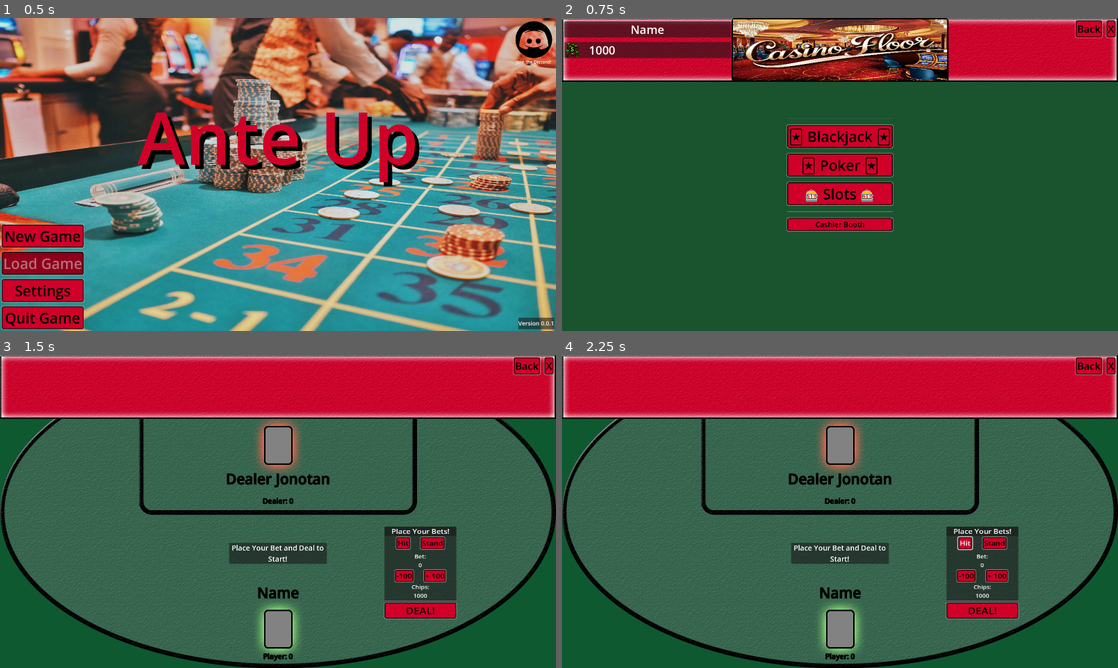
Above: before the commit, frames 1-4 (two rows, left to right).
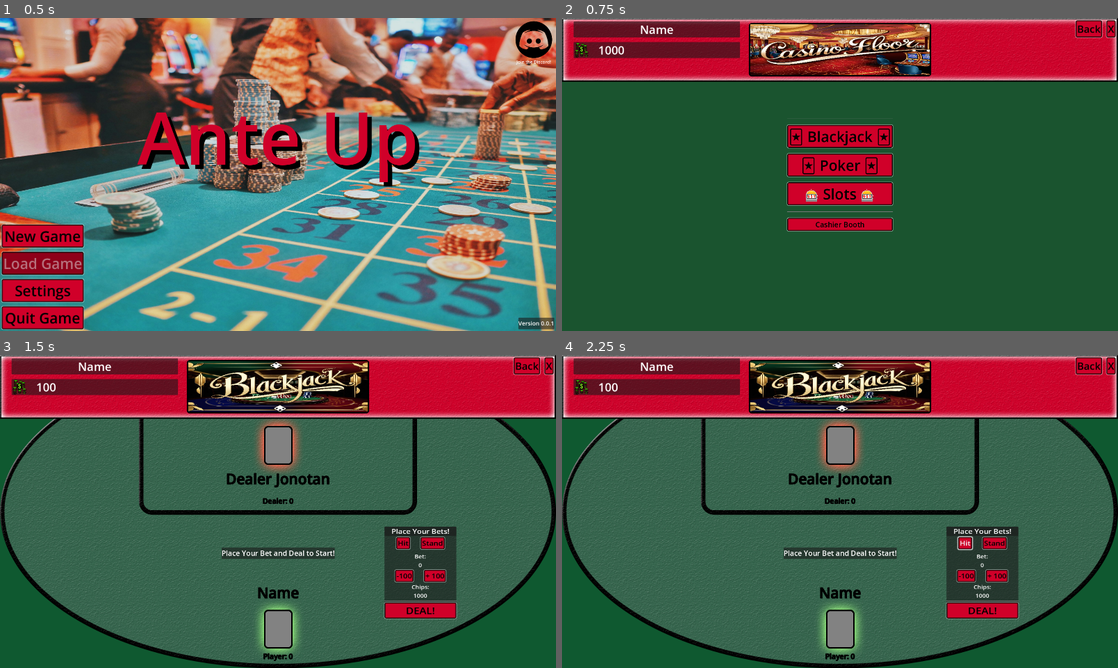
Above: after the commit, the same moments.

Repository: InadequateUsername/Ante-Up
Game: Godot game, scene res://Scenes/TitleScreen/title_screen.tscn
The game is run twice, just before and just after one commit, with the same random seed, the same clock (stepped at 60 frames per second) and the same inputs.
Inputs:
- Up to frame 1 (0.5 s): no input
- Up to frame 2 (0.75 s): click "New Game" at 0.5 s
- Up to frame 3 (1.5 s): click "🃏 Blackjack 🃏" at 1.25 s
- Up to frame 4 (2.25 s): click "Hit" at 2 s

Frame 1 is identical in both runs. In frame 2, 7.4% of the frame differs, in the area x 0-70%, y 0-20%; in frame 3, 9.6%, in the area x 2-67%, y 1-67%; in frame 4, 9.6%.

Commit message:
UI Updates

Diff:
--- a/Scenes/CasinoFloor/casino_floor.gd
+++ b/Scenes/CasinoFloor/casino_floor.gd
@@ -36,7 +36,7 @@
 
 # Function to update the chips display
 func update_chips_display():
-	$Chips/ChipsHBoxContainer/ChipsAmount.text = str(int(player_chips))
+	$ChipsPanel/ChipsHBoxContainer/ChipsAmount.text = str(int(player_chips))
 	print("Updated chips display: ", int(player_chips))
 
 # Function to go to the Blackjack game
--- a/Scenes/CasinoFloor/casino_floor.tscn
+++ b/Scenes/CasinoFloor/casino_floor.tscn
@@ -49,11 +49,12 @@
 anchors_preset = 5
 anchor_left = 0.5
 anchor_right = 0.5
-offset_left = -374.0
-offset_right = 375.0
-offset_bottom = 220.0
+offset_left = -315.0
+offset_top = 17.0
+offset_right = 315.0
+offset_bottom = 202.0
 grow_horizontal = 2
-theme_override_styles/panel = SubResource("StyleBoxFlat_3m3yw")
+theme_override_styles/panel = SubResource("StyleBoxFlat_5susf")
 
 [node name="CasinoFloorLogo" type="TextureRect" parent="CasinoFloorPanel"]
 layout_mode = 2
@@ -61,9 +62,9 @@
 expand_mode = 1
 
 [node name="NamePanelContainer" type="PanelContainer" parent="."]
-offset_left = 8.0
+offset_left = 40.0
 offset_top = 12.0
-offset_right = 583.0
+offset_right = 615.0
 offset_bottom = 67.0
 size_flags_horizontal = 4
 
@@ -73,23 +74,23 @@
 text = "Name"
 horizontal_alignment = 1
 
-[node name="Chips" type="PanelContainer" parent="."]
+[node name="ChipsPanel" type="PanelContainer" parent="."]
 layout_mode = 2
-offset_left = 8.0
+offset_left = 40.0
 offset_top = 83.0
-offset_right = 583.0
+offset_right = 615.0
 offset_bottom = 138.0
 
-[node name="ChipsHBoxContainer" type="HBoxContainer" parent="Chips"]
+[node name="ChipsHBoxContainer" type="HBoxContainer" parent="ChipsPanel"]
 layout_mode = 2
 theme_override_constants/separation = 30
 
-[node name="ChipsImage" type="TextureRect" parent="Chips/ChipsHBoxContainer"]
+[node name="ChipsImage" type="TextureRect" parent="ChipsPanel/ChipsHBoxContainer"]
 layout_mode = 2
 texture = ExtResource("4_5susf")
 expand_mode = 2
 
-[node name="ChipsAmount" type="Label" parent="Chips/ChipsHBoxContainer"]
+[node name="ChipsAmount" type="Label" parent="ChipsPanel/ChipsHBoxContainer"]
 layout_mode = 2
 theme_override_font_sizes/font_size = 40
 text = "100"
--- a/Scenes/Games/Blackjack/blackjack.gd
+++ b/Scenes/Games/Blackjack/blackjack.gd
@@ -486,7 +486,7 @@
 
 		# Update the message
 		if result_label and is_instance_valid(result_label):
-			result_label.text = "Previous Bet Placed: " + str(current_bet) + "Ready to Deal or Adjust Bet!"
+			result_label.text = "Ready to Deal or Adjust Bet!"
 	else:
 		# If player doesn't have enough chips for the previous bet
 		if result_label and is_instance_valid(result_label):
--- a/Scenes/Games/Blackjack/blackjack.tscn
+++ b/Scenes/Games/Blackjack/blackjack.tscn
@@ -1,10 +1,23 @@
-[gd_scene load_steps=6 format=3 uid="uid://rs67wkptrvjo"]
+[gd_scene load_steps=9 format=3 uid="uid://rs67wkptrvjo"]
 
 [ext_resource type="Script" uid="uid://da6k157kvcem0" path="res://Scenes/Games/Blackjack/blackjack.gd" id="1_yk8rt"]
 [ext_resource type="PackedScene" uid="uid://b8tj7kn077d3v" path="res://Scenes/PlayingCards/card.tscn" id="2_3txm1"]
 [ext_resource type="Texture2D" uid="uid://u6h547hb1p2w" path="res://Assets/Blackjack/background.png" id="2_6sunm"]
 [ext_resource type="Texture2D" uid="uid://c7m4y108chyj4" path="res://Assets/Slot Machine Assets/topbar.png" id="3_uxogw"]
 [ext_resource type="Theme" uid="uid://phgp7ky6igg7" path="res://Themes/buttons.tres" id="4_f7jlt"]
+[ext_resource type="Texture2D" uid="uid://cov34vn6aoyfo" path="res://Assets/Slot Machine Assets/chips.png" id="4_u7c2a"]
+[ext_resource type="Texture2D" uid="uid://dni0xamewq75i" path="res://Assets/Logos/Blackjack.jpg" id="4_uxogw"]
+
+[sub_resource type="StyleBoxFlat" id="StyleBoxFlat_u7c2a"]
+border_width_left = 5
+border_width_top = 5
+border_width_right = 5
+border_width_bottom = 5
+border_color = Color(0, 0, 0, 1)
+corner_radius_top_left = 10
+corner_radius_top_right = 10
+corner_radius_bottom_right = 10
+corner_radius_bottom_left = 10
 
 [node name="Blackjack" type="Control"]
 layout_mode = 3
@@ -41,6 +54,58 @@
 offset_bottom = 220.0
 grow_horizontal = 2
 texture = ExtResource("3_uxogw")
+expand_mode = 1
+
+[node name="NamePanelContainer" type="PanelContainer" parent="."]
+layout_mode = 0
+offset_left = 40.0
+offset_top = 12.0
+offset_right = 615.0
+offset_bottom = 67.0
+size_flags_horizontal = 4
+
+[node name="NameLabel" type="Label" parent="NamePanelContainer"]
+layout_mode = 2
+theme_override_font_sizes/font_size = 40
+text = "Name"
+horizontal_alignment = 1
+
+[node name="ChipsPanel" type="PanelContainer" parent="."]
+layout_mode = 0
+offset_left = 40.0
+offset_top = 83.0
+offset_right = 615.0
+offset_bottom = 138.0
+
+[node name="ChipsHBoxContainer" type="HBoxContainer" parent="ChipsPanel"]
+layout_mode = 2
+theme_override_constants/separation = 30
+
+[node name="ChipsImage" type="TextureRect" parent="ChipsPanel/ChipsHBoxContainer"]
+layout_mode = 2
+texture = ExtResource("4_u7c2a")
+expand_mode = 2
+
+[node name="ChipsAmount" type="Label" parent="ChipsPanel/ChipsHBoxContainer"]
+layout_mode = 2
+theme_override_font_sizes/font_size = 40
+text = "100"
+
+[node name="BlackjackPanel" type="PanelContainer" parent="."]
+layout_mode = 1
+anchors_preset = 5
+anchor_left = 0.5
+anchor_right = 0.5
+offset_left = -315.0
+offset_top = 17.0
+offset_right = 315.0
+offset_bottom = 202.0
+grow_horizontal = 2
+theme_override_styles/panel = SubResource("StyleBoxFlat_u7c2a")
+
+[node name="BlackjackLogo" type="TextureRect" parent="BlackjackPanel"]
+layout_mode = 2
+texture = ExtResource("4_uxogw")
 expand_mode = 1
 
 [node name="GameArea" type="Node2D" parent="."]
@@ -171,7 +236,6 @@
 text = "Previous Bet Place: 100
 "
 horizontal_alignment = 1
-autowrap_mode = 2
 
 [node name="ReturnButtonsContainer" type="HBoxContainer" parent="UI"]
 layout_mode = 1
--- a/Scenes/Games/Slots/slots.gd
+++ b/Scenes/Games/Slots/slots.gd
@@ -419,10 +419,10 @@
 		symbol_rect.texture = load("res://Assets/Slots/" + new_symbols[j] + ".png")
 
 		# Add special indicator overlays if needed
-		if new_symbols[j] == "goat":
+		if new_symbols[j] == "dinosaurbones":
 			# Add wild indicator
 			add_indicator_overlay(symbol_rect, "wild")
-		elif new_symbols[j] == "bear" and j == 1:  # Only middle row
+		elif new_symbols[j] == "sauropodskeleton" and j == 1:  # Only middle row
 			# Add free spin indicator
 			add_indicator_overlay(symbol_rect, "free_spin")
 
@@ -614,11 +614,19 @@
 		print("Saved " + str(player_chips) + " chips and stats to Global")
 
 # Return to casino floor
+# Return to casino floor
 func _on_back_pressed():
 	print("Back button pressed - returning to casino floor")
 
+	# Stop any active animations or timers
+	for i in range(reel_count):
+		if reels[i] and is_instance_valid(reels[i]):
+			# Cancel any pending animations
+			reels[i].set_process(false)
+
 	# Make sure auto-spinning is stopped
 	is_auto_spinning = false
+	is_spinning = false
 
 	# Save chips to Global
 	save_to_global()
@@ -633,6 +641,7 @@
 	var success = await SceneManager.change_scene("casino_floor")
 	if !success:
 		print("ERROR: Failed to transition to casino floor")
+		SceneManager.change_scene("casino_floor")  # Try againloor")
 		SceneManager.change_scene("casino_floor")  # Try again
 
 
--- a/Scenes/Games/Slots/slots.tscn
+++ b/Scenes/Games/Slots/slots.tscn
@@ -53,9 +53,10 @@
 anchors_preset = 5
 anchor_left = 0.5
 anchor_right = 0.5
-offset_left = -374.0
-offset_right = 375.0
-offset_bottom = 220.0
+offset_left = -315.0
+offset_top = 17.0
+offset_right = 315.0
+offset_bottom = 202.0
 grow_horizontal = 2
 theme_override_styles/panel = SubResource("StyleBoxFlat_d2xaa")
 
@@ -422,9 +423,9 @@
 
 [node name="NamePanelContainer" type="PanelContainer" parent="."]
 layout_mode = 1
-offset_left = 8.0
+offset_left = 40.0
 offset_top = 12.0
-offset_right = 583.0
+offset_right = 615.0
 offset_bottom = 67.0
 size_flags_horizontal = 4
 
@@ -436,9 +437,9 @@
 
 [node name="ChipsPanelContainer" type="PanelContainer" parent="."]
 layout_mode = 1
-offset_left = 8.0
+offset_left = 40.0
 offset_top = 83.0
-offset_right = 583.0
+offset_right = 615.0
 offset_bottom = 138.0
 size_flags_horizontal = 4
 
@@ -459,9 +460,9 @@
 
 [node name="FreeSpinsPanelContainer" type="PanelContainer" parent="."]
 layout_mode = 2
-offset_left = 8.0
+offset_left = 40.0
 offset_top = 154.0
-offset_right = 583.0
+offset_right = 615.0
 offset_bottom = 209.0
 grow_horizontal = 0
 grow_vertical = 2
Binary file changed: Assets/Logos/AnimalSlotMachines.jpg
Binary file added: Assets/Logos/AnteUp.jpg
Not shown, added: Assets/Logos/AnteUp.jpg.import
Binary file added: Assets/Logos/Blackjack.jpg
Not shown, added: Assets/Logos/Blackjack.jpg.import
Binary file changed: Assets/Slots/axolotl.png
Binary file changed: Assets/Slots/bear.png
Binary file changed: Assets/Slots/bull.png
Binary file changed: Assets/Slots/dinosaurbones.png
Binary file changed: Assets/Slots/goat.png
Binary file changed: Assets/Slots/penguin.png
Binary file changed: Assets/Slots/sauropodskeleton.png
(and 5 more such lines)
